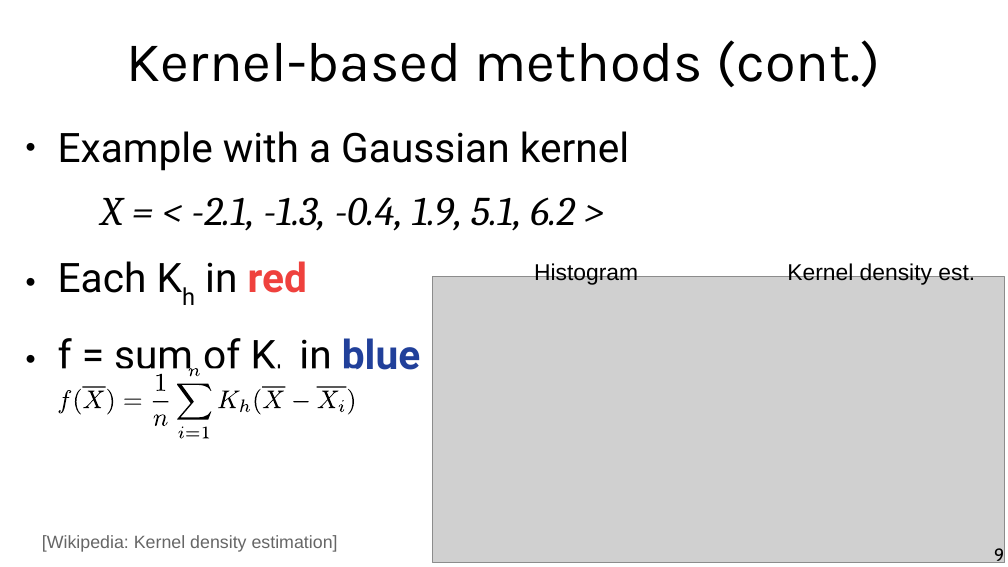
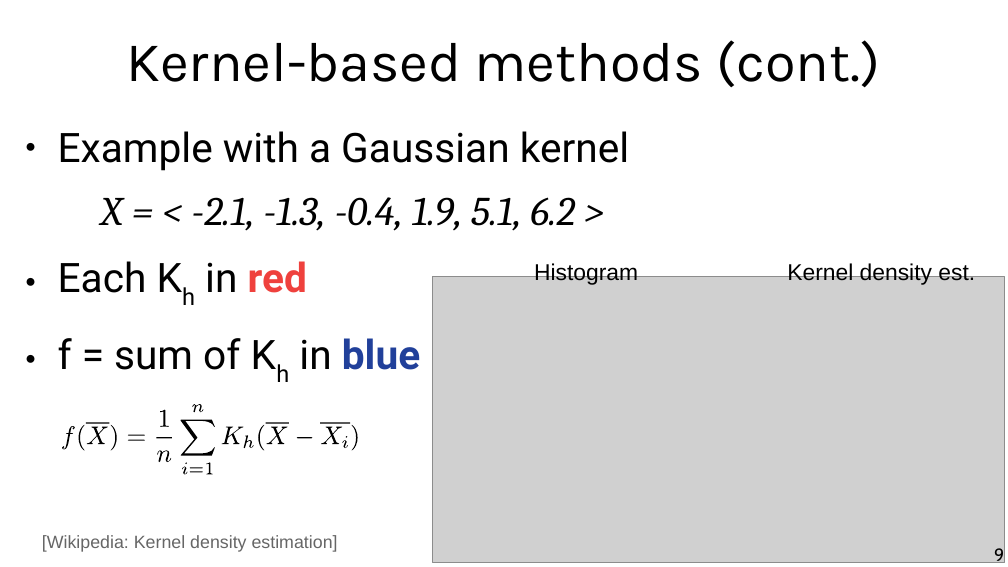
Before and after one commit to chatox/data-mining-course, a slide deck: slide 9 of theory/odp/tt21_outliers_isolation.odp. Drawn at 1008x567 pixels with LibreOffice and Linux fonts; fonts in the diff are those of the drawing; grey boxes stand for pictures. Boxes give left, top, right and bottom in pixels: in the first picture for what was removed or moved away, otherwise in the second. Text is boxed around its words. In the diff, an @@ line names an element or a change of style, - is before the commit and + after.

```diff
--- a/theory/odp/tt21_outliers_isolation.odp
+++ b/theory/odp/tt21_outliers_isolation.odp
@@ 23 freeform shapes: place and size @@
-23 freeform shapes at (57,369,356,439)
+23 freeform shapes at (60,404,359,475)
@@ freeform shape: place and size @@
-freeform shape at (349,389,355,414)
+freeform shape at (351,425,358,451)
@@ freeform shape: place and size @@
-freeform shape at (187,432,199,436)
+freeform shape at (189,467,202,472)
```
Also in this commit, not shown: 16 other slides changed, 1 slide added, 1 slide removed, 7 other files.
